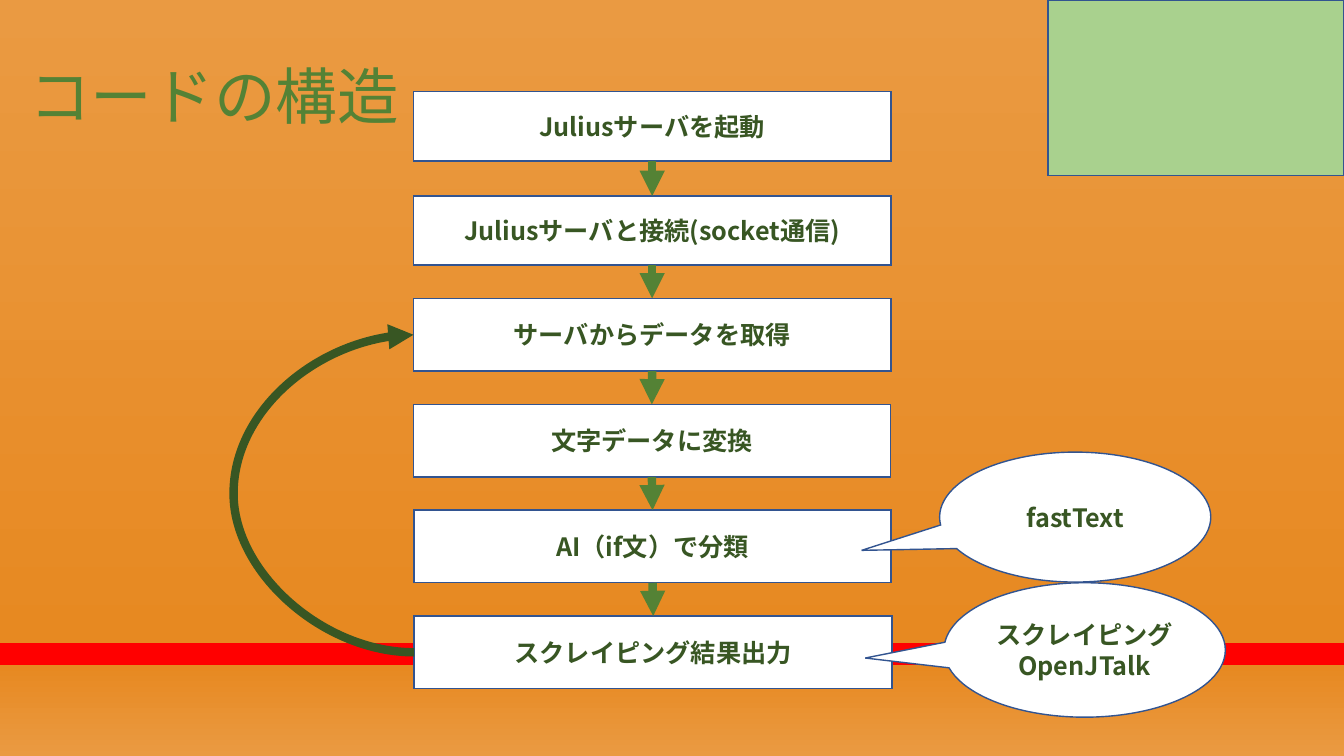
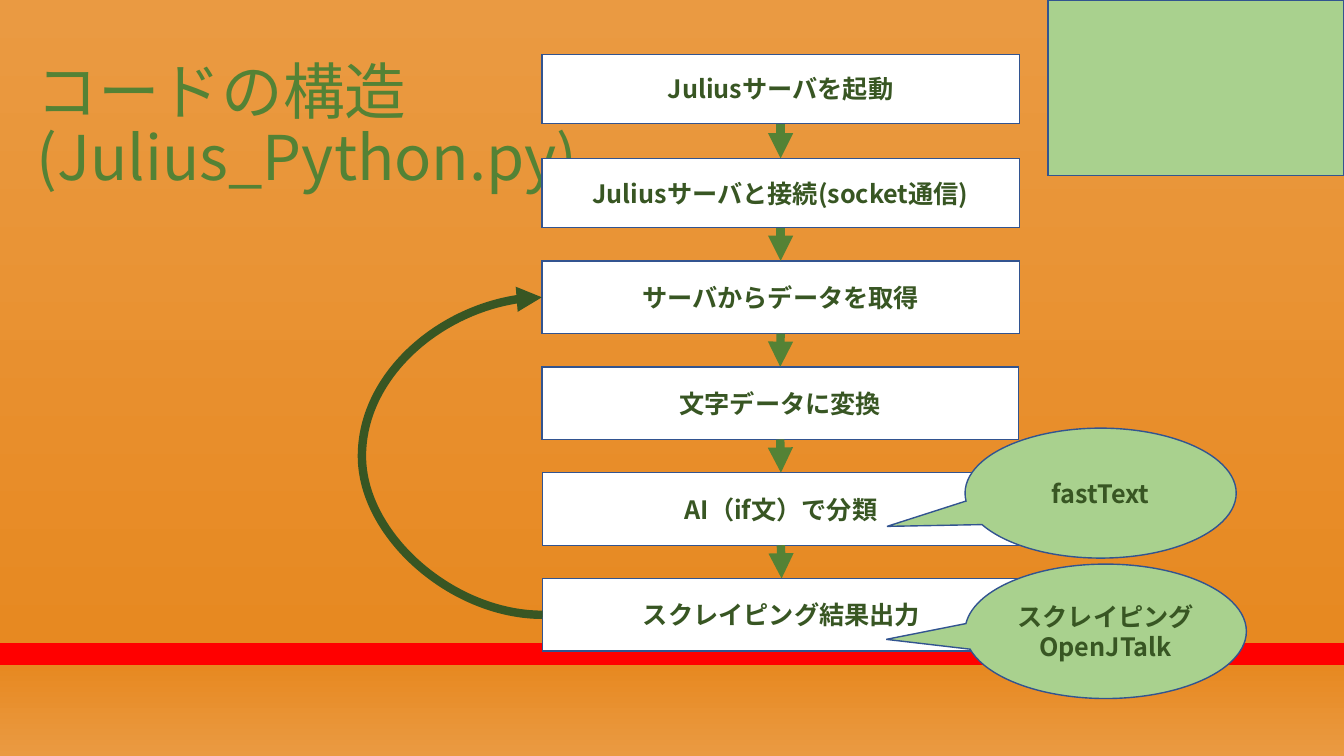
Before and after one commit to RikiishiSuzunosuke/AIspeaker_yosie, a slide deck: slide 5 of presentation/第二回プレゼン_アウトライン.pptx. Drawn at 1344x756 pixels with LibreOffice and Linux fonts; fonts in the diff are those of the drawing. Boxes give left, top, right and bottom in pixels: in the first picture for what was removed or moved away, otherwise in the second. Text is boxed around its words. In the diff, an @@ line names an element or a change of style, - is before the commit and + after.

```diff
--- a/presentation/第二回プレゼン_アウトライン.pptx
+++ b/presentation/第二回プレゼン_アウトライン.pptx
@@ title at <box>37,62,578,196</box>: text changed @@
-コードの構造
+コードの構造
+(Julius_Python.py)
@@ 4 rectangles, 4 arrows: place and size @@
-4 rectangles, 4 arrows at <box>413,161,892,689</box>
+4 rectangles, 4 arrows at <box>542,124,1020,651</box>
@@ speech bubble "fastText" at <box>965,429,1236,559</box>: fill #FFFFFF to #A9D18E @@
@@ speech bubble "fastText": place and size @@
-speech bubble "fastText" at <box>940,453,1211,583</box>
+speech bubble "fastText" at <box>965,429,1236,559</box>
@@ 2 rectangles, 1 curved arrow, 1 arrow: place and size @@
-2 rectangles, 1 curved arrow, 1 arrow at <box>237,92,891,652</box>
+2 rectangles, 1 curved arrow, 1 arrow at <box>365,54,1020,615</box>
@@ speech bubble "スクレイピング": place and size @@
-speech bubble "スクレイピング" at <box>945,583,1226,717</box>
+speech bubble "スクレイピング" at <box>965,565,1246,699</box>
@@ speech bubble "スクレイピング" at <box>965,565,1246,699</box>: fill #FFFFFF to #A9D18E @@
```
Also in this commit, not shown: 10 other slides changed, 1 other file.
